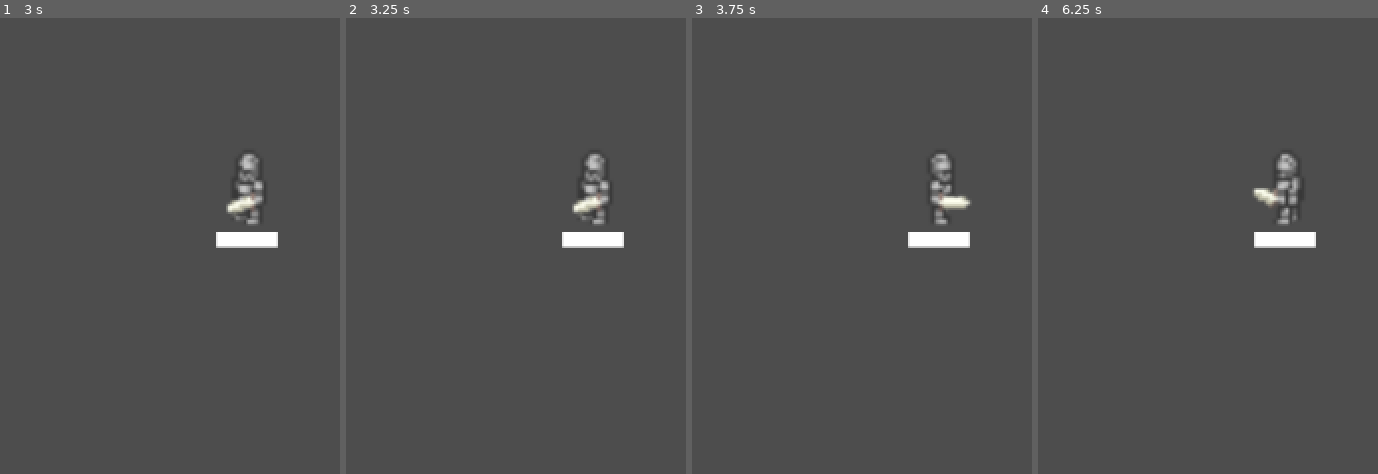
Above: before the commit, frames 1-4 (left to right).
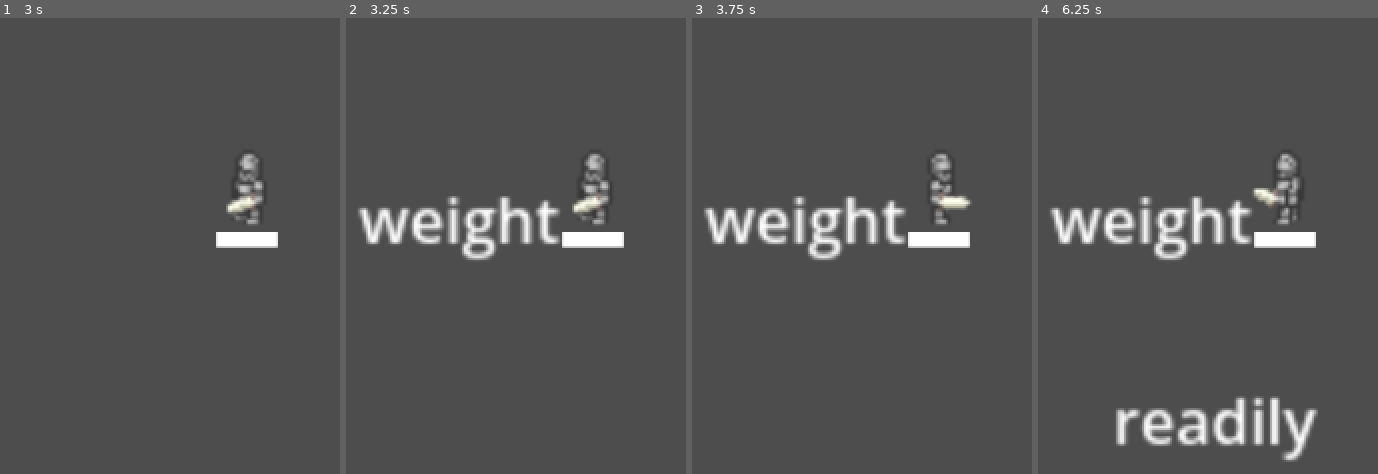
Above: after the commit, the same moments.

Repository: MattDirty/upsi6
Game: Godot game, scene res://Playground.tscn
Two runs of this game, one before a commit and one after it. Both use one fixed random seed, a clock stepped at 60 frames per second and the inputs below.
Inputs (mouse positions are in pixels of both pictures, inside the frame that each line leads up to):
- Up to frame 1 (3 s): tap Enter at 0.5, 2 s; move the mouse to (outside the picture) at 0.52 s; tap Space at 1.25, 2.75 s; move the mouse to (outside the picture) at 1.27 s; move the mouse to (outside the picture) at 2.02 s; move the mouse to (166, 369) at 2.77 s
- Up to frame 2 (3.25 s): no input
- Up to frame 3 (3.75 s): tap Enter at 3.5 s; move the mouse to (outside the picture) at 3.52 s
- Up to frame 4 (6.25 s): tap Space at 4.25 s; move the mouse to (outside the picture) at 4.27 s; move the mouse to (1364, 191) at 5.02 s; move the mouse to (outside the picture) at 5.77 s

Frame 1 is identical in both runs. In frame 2, 3.9% of the frame differs, in the area x 3-63%, y 39-54%; in frame 3, 3.9%; in frame 4, 7.5%, in the area x 3-83%, y 39-98%.
Error before the commit: Parse Error: Could not resolve class "Enemy". (res://Characters/Enemies/Basic/Basic.gd:1)
Error after the commit: Invalid access to property or key 'position' on a base object of type 'null instance'. (res://Characters/Enemies/Enemy.gd:45)

Commit message:
project.godot yo

Diff:
--- a/project.godot
+++ b/project.godot
@@ -18,6 +18,10 @@
 run/main_scene="res://Playground.tscn"
 config/features=PackedStringArray("4.6", "Forward Plus")
 config/icon="res://icon.svg"
+
+[autoload]
+
+WordsList="*uid://dt5ec8lttm32u"
 
 [input]
 
